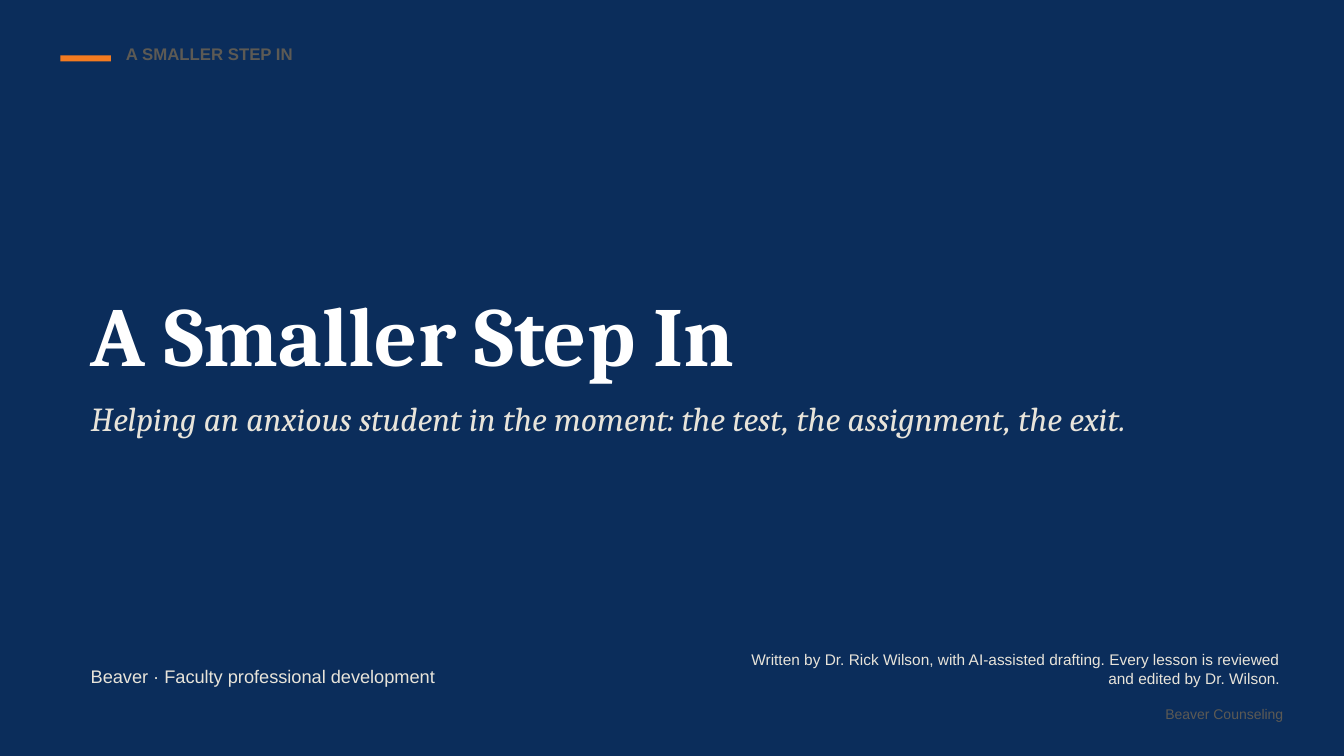
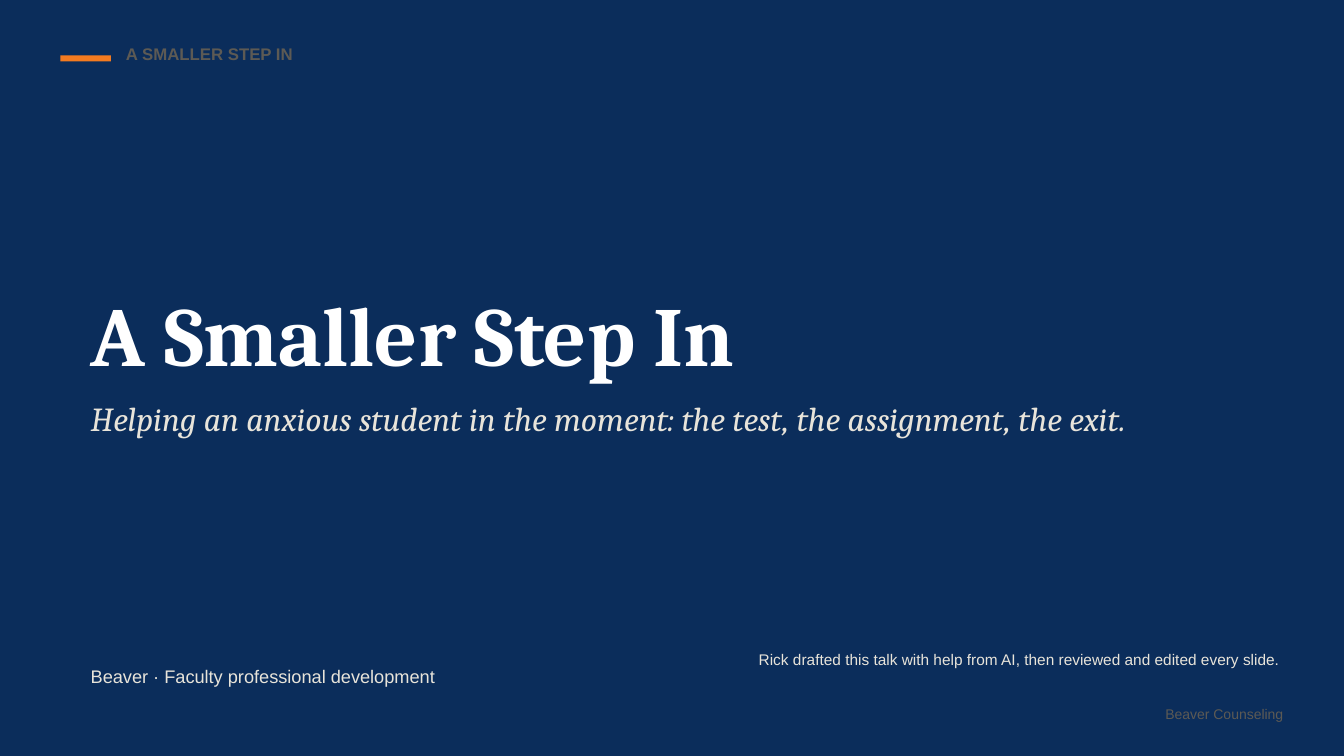
Before and after one commit to rmwtoolkit/bcds-toolkit, a slide deck: slide 5 of decks/a-smaller-step-in-lesson-v2.pptx. Drawn at 1344x756 pixels with LibreOffice and Linux fonts; fonts in the diff are those of the drawing. Boxes give left, top, right and bottom in pixels: in the first picture for what was removed or moved away, otherwise in the second. Text is boxed around its words. In the diff, an @@ line names an element or a change of style, - is before the commit and + after.

Commit message:
Updates to teachers lessons

```diff
--- a/decks/a-smaller-step-in-lesson-v2.pptx
+++ b/decks/a-smaller-step-in-lesson-v2.pptx
@@ text at bbox=[759, 654, 1279, 668]: text changed @@
-Written by Dr. Rick Wilson, with AI-assisted drafting. Every lesson is reviewed and edited by Dr. Wilson.
+Rick drafted this talk with help from AI, then reviewed and edited every slide.
```
Also in this commit, not shown: 15 other files.
